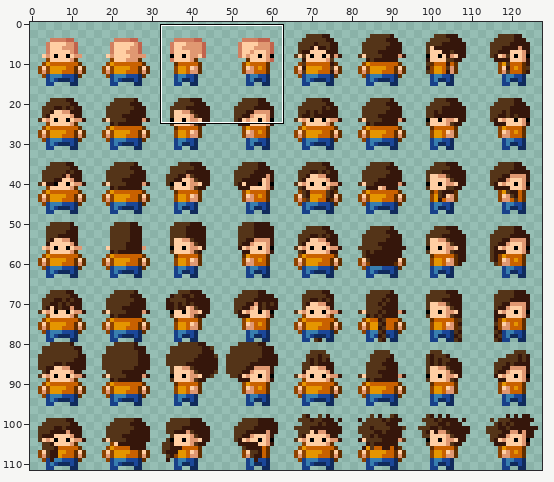
Sprite sheet: res/hairStyles.png. The picture above shows the old version from afar; the outline marks the close-up.
Close-up. First the earlier version:
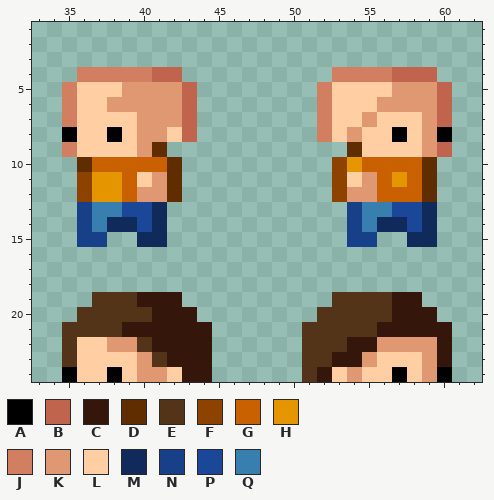
The file is 128x112 pixels. Shown: x 33..62, y 1..24.
Palette (. is transparent): A #000000  B #c1644d  C #35160b  D #602d00  E #543418  F #8e4200  G #c96100  H #e59500  J #d17f60  K #e09872  L #ffcea3  M #102a5b  N #184089  P #1b4799  Q #387eaf
Pixels before, first column x 35:
 4 .JJJJJBB..........JJJJBBB.
 5 JLLLKKKKB........JLLLLKKKB
 6 JLLKKKKKB........JLLLKKKKB
 7 JLLLLKKKB........JLLKLLLKB
 8 ALLALKKLB........JLKLLALKA
 9 JLLLLKD............DLLLLKB
10 .DGGGGGD..........FHGGGGD.
11 .FHHGLKD..........FLKGHGD.
12 .FHHGKKD..........FKKGGGD.
13 .NQQPPM............NQQPPM.
14 .NQMMPM............NQMMPM.
15 .NN..MM............NN..MM.
16 ..........................
17 ..........................
18 ..........................
19 ..EEECCC..........EEEECC..
20 .EEEEECCC........EEEEECCC.
21 EEEECCCCCC......EEEEECCCCC
22 ELLKKECCCC......EEECCKKKKC
23 ELLLLKECCC......EECCKLLLKC
24 ALLALKKLCC......ECLKLLALKA
After the commit:
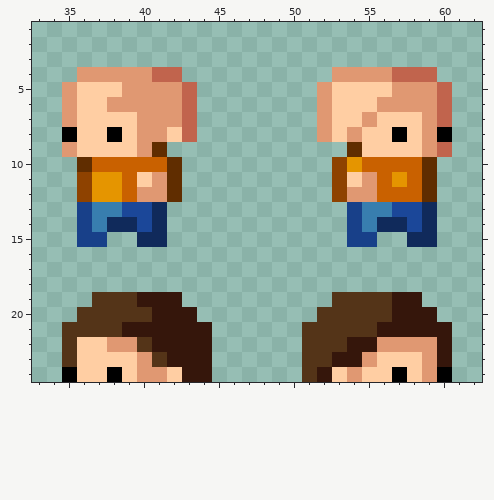
Changes in this commit:
y 4: x 36..40 JJJJJ -> KKKKK; x 53..56 JJJJ -> KKKK
y 5..7: x 35 J -> K; x 52 J -> K
y 8: x 52 J -> K
y 9: x 35 J -> K
